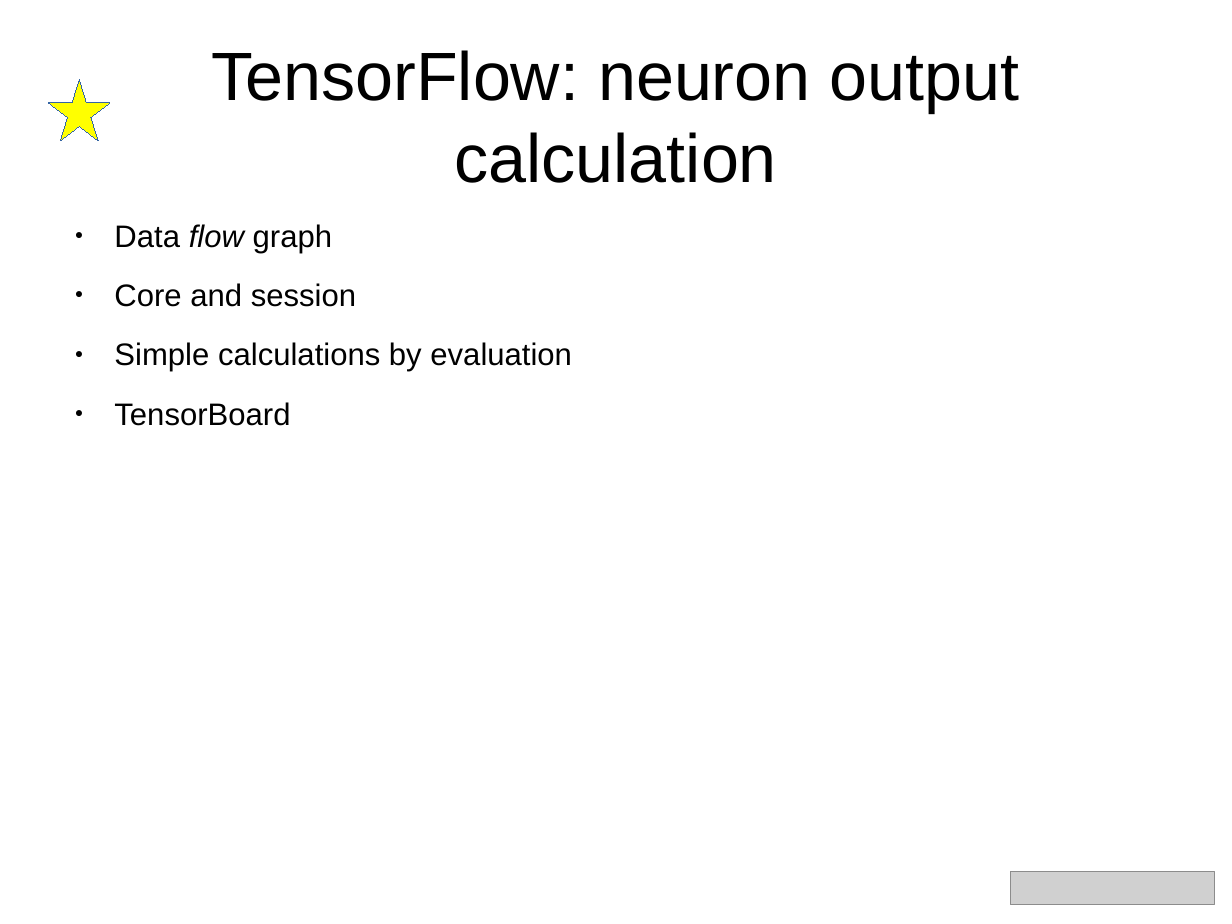
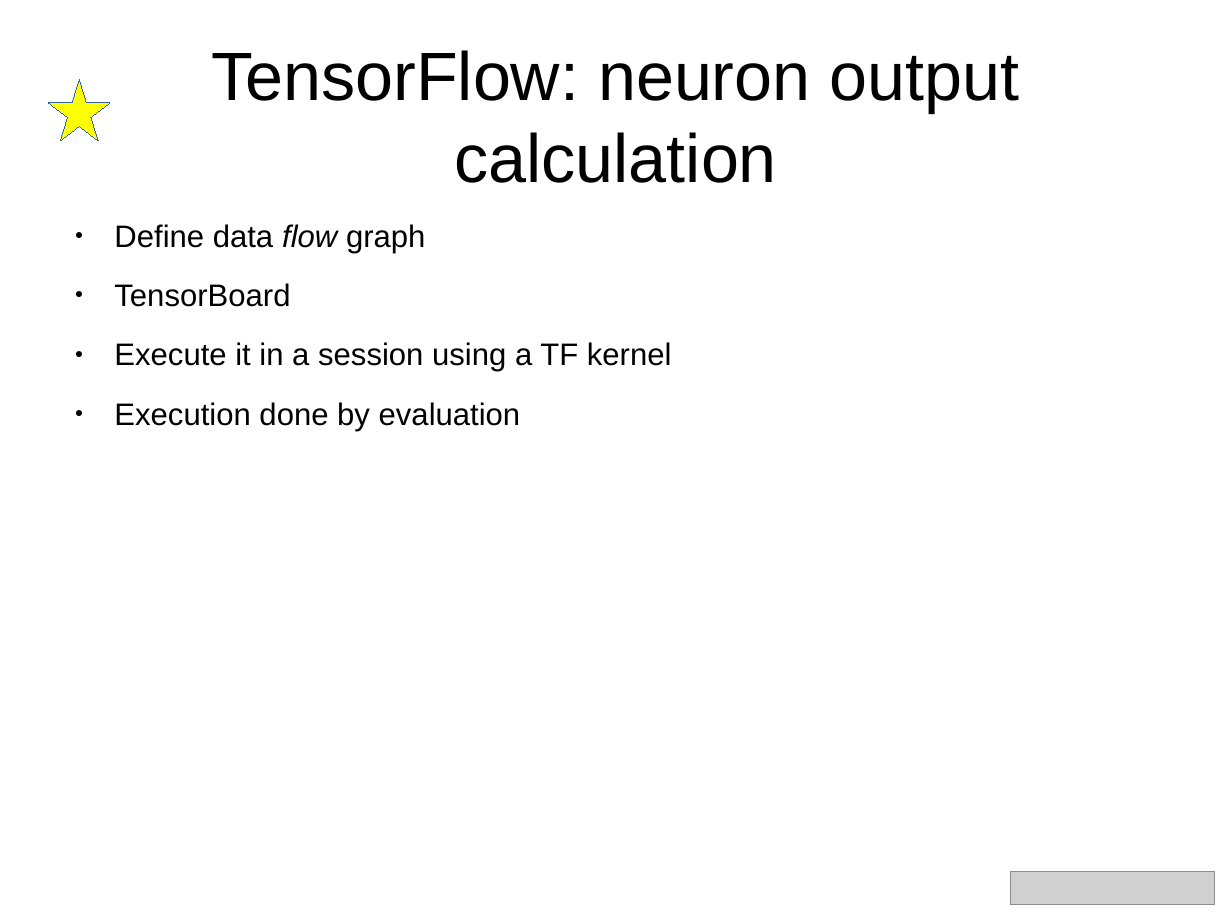
Before and after one commit to aoldemeier/an-introduction-to-tensorflow, a slide deck: slide 9 of slides-english.odp. Drawn at 1232x924 pixels with LibreOffice and Linux fonts; fonts in the diff are those of the drawing; grey boxes stand for pictures. Boxes give left, top, right and bottom in pixels: in the first picture for what was removed or moved away, otherwise in the second. Text is boxed around its words. In the diff, an @@ line names an element or a change of style, - is before the commit and + after.

```diff
--- a/slides-english.odp
+++ b/slides-english.odp
@@ text at bbox=[114, 224, 425, 253]: text changed @@
-● Data flow graph
-● Core and session
-● Simple calculations by evaluation
+● Define data flow graph
@@ text at bbox=[114, 342, 672, 431]: paragraphs added @@
+● Execute it in a session using a TF kernel
+● Execution done by evaluation
```
Also in this commit, not shown: 2 other slides changed.
